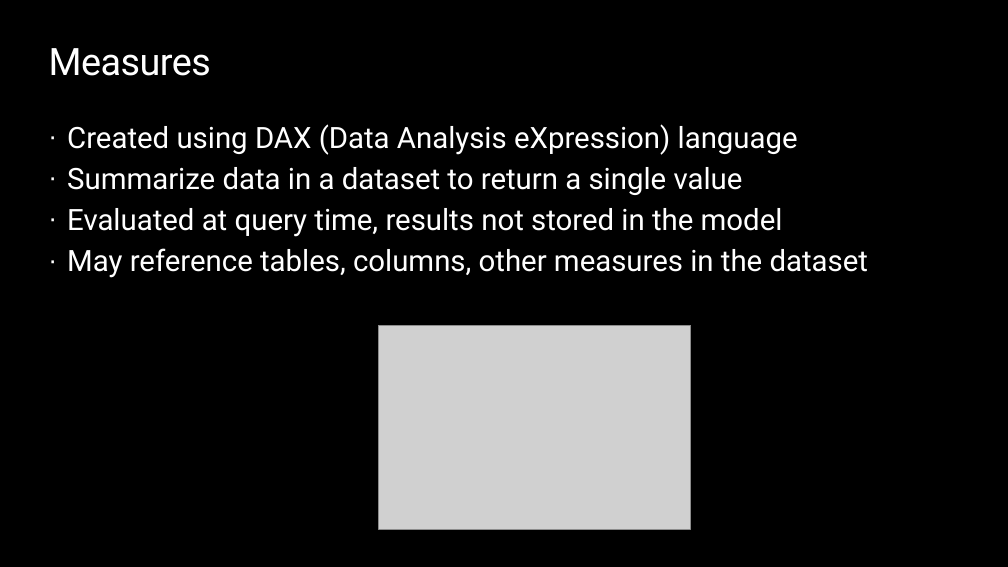
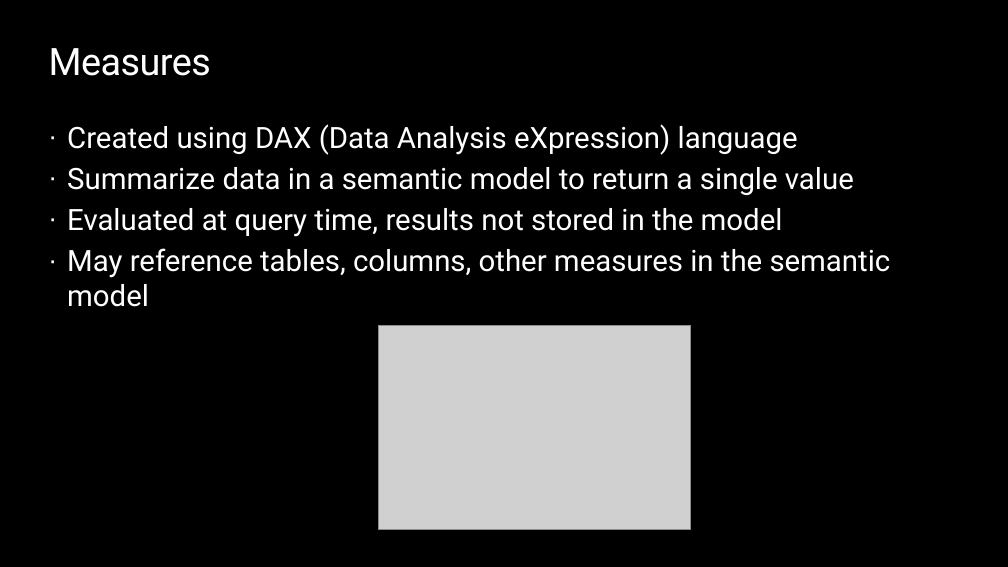
Before and after one commit to opsgility/fabric, a slide deck: slide 7 of slides/Dantoni-Opsgility-MSFabric-Module11.pptx. Drawn at 1008x567 pixels with LibreOffice and Linux fonts; fonts in the diff are those of the drawing; grey boxes stand for pictures; background and template pictures are left out. Boxes give left, top, right and bottom in pixels: in the first picture for what was removed or moved away, otherwise in the second. Text is boxed around its words. In the diff, an @@ line names an element or a change of style, - is before the commit and + after.

```diff
--- a/slides/Dantoni-Opsgility-MSFabric-Module11.pptx
+++ b/slides/Dantoni-Opsgility-MSFabric-Module11.pptx
@@ text at (x1=67, y1=167, x2=854, y2=195): text changed @@
-· Summarize data in a dataset to return a single value
+· Summarize data in a semantic model to return a single value
@@ text at (x1=67, y1=248, x2=891, y2=307): text changed @@
-· May reference tables, columns, other measures in the dataset
+· May reference tables, columns, other measures in the semantic model
```
Also in this commit, not shown: 14 other slides changed, 8 other files.
